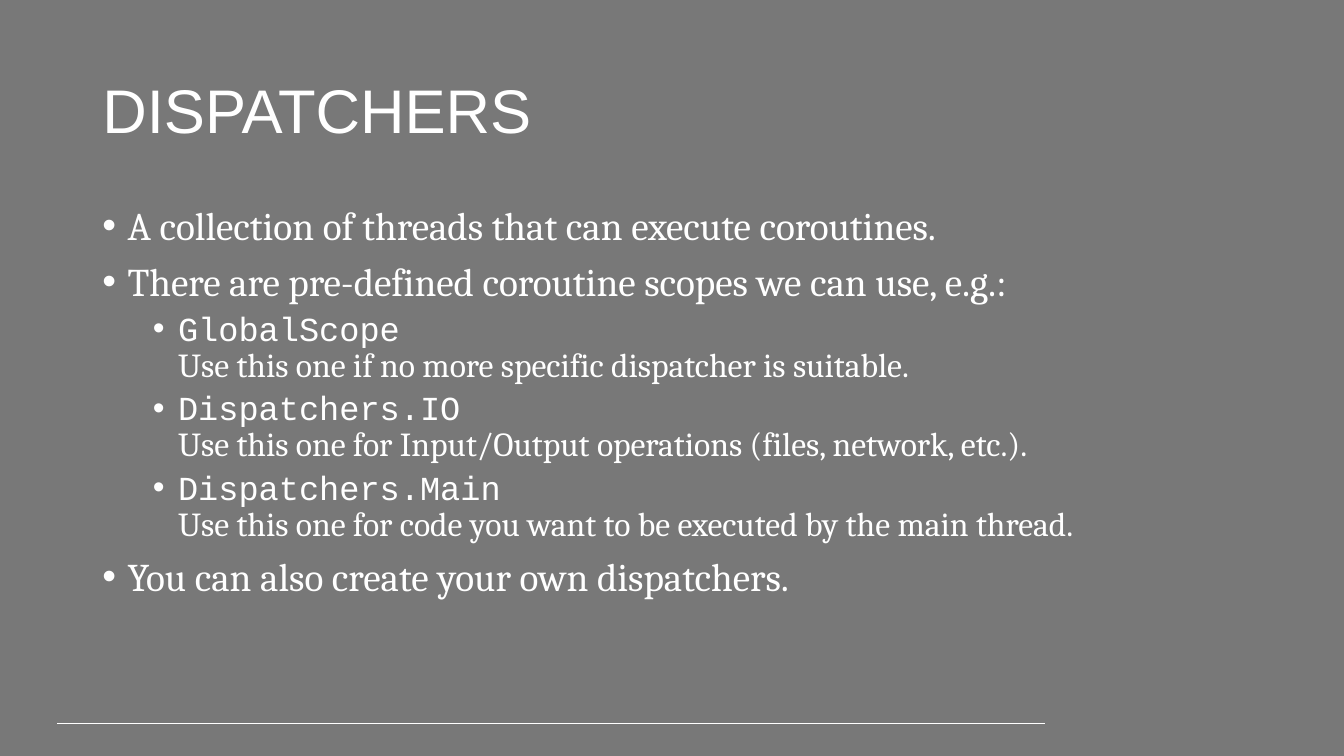
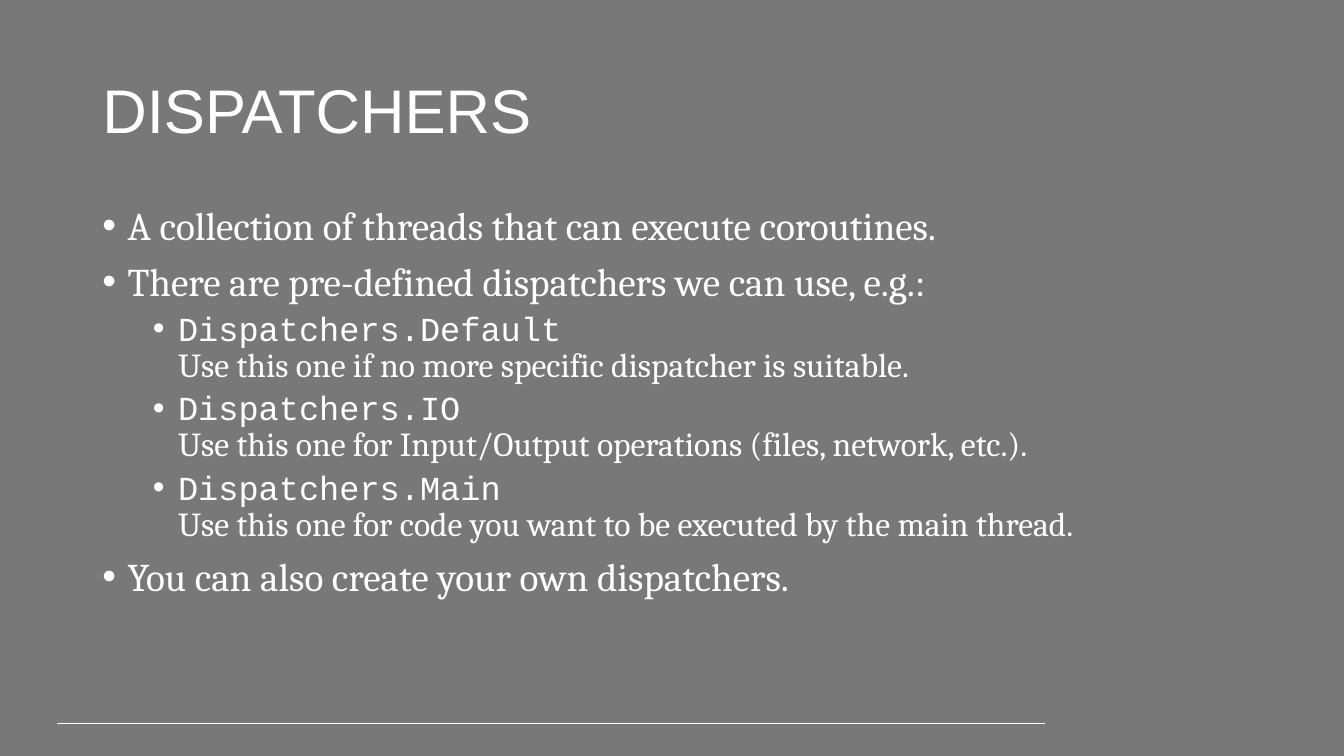
Before and after one commit to PeppeL-G/course-material, a slide deck: slide 7 of src/lectures/kotlin-asynchronous-operations/kotlin-asynchronous-operations.pptx. Drawn at 1344x756 pixels with LibreOffice and Linux fonts; fonts in the diff are those of the drawing; background and template pictures are left out. Boxes give left, top, right and bottom in pixels: in the first picture for what was removed or moved away, otherwise in the second. Text is boxed around its words. In the diff, an @@ line names an element or a change of style, - is before the commit and + after.

```diff
--- a/src/lectures/kotlin-asynchronous-operations/kotlin-asynchronous-operations.pptx
+++ b/src/lectures/kotlin-asynchronous-operations/kotlin-asynchronous-operations.pptx
@@ text at (128,268,926,384): text changed @@
-• There are pre-defined coroutine scopes we can use, e.g.:
-  • GlobalScope
-    Use this one if no more specific dispatcher is suitable.
+• There are pre-defined dispatchers we can use, e.g.:
+  • Dispatchers.Default
+    Use this one if no more specific dispatcher is suitable.
```
Also in this commit, not shown: 2 other slides changed, 5 other files.
